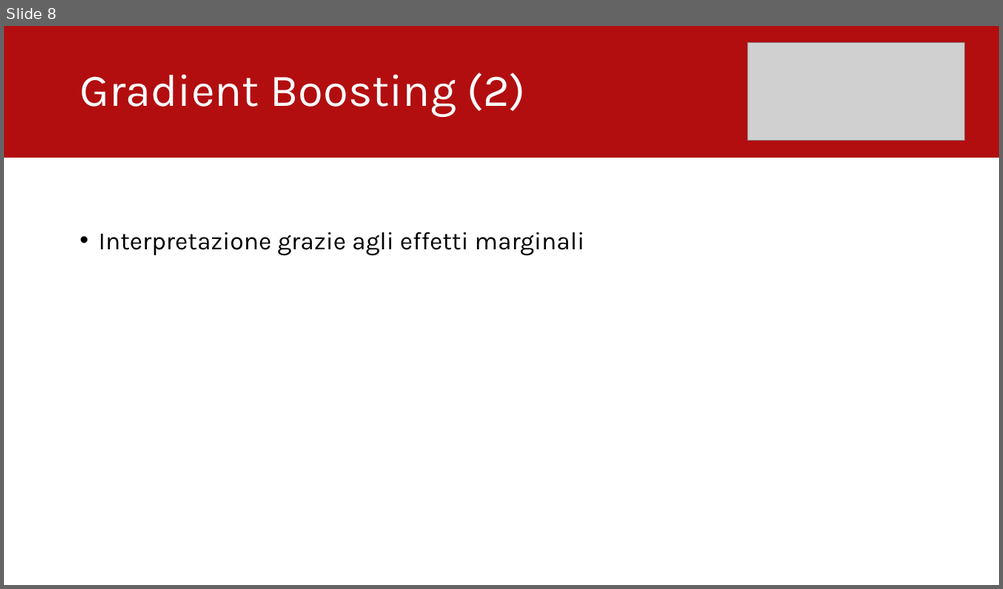
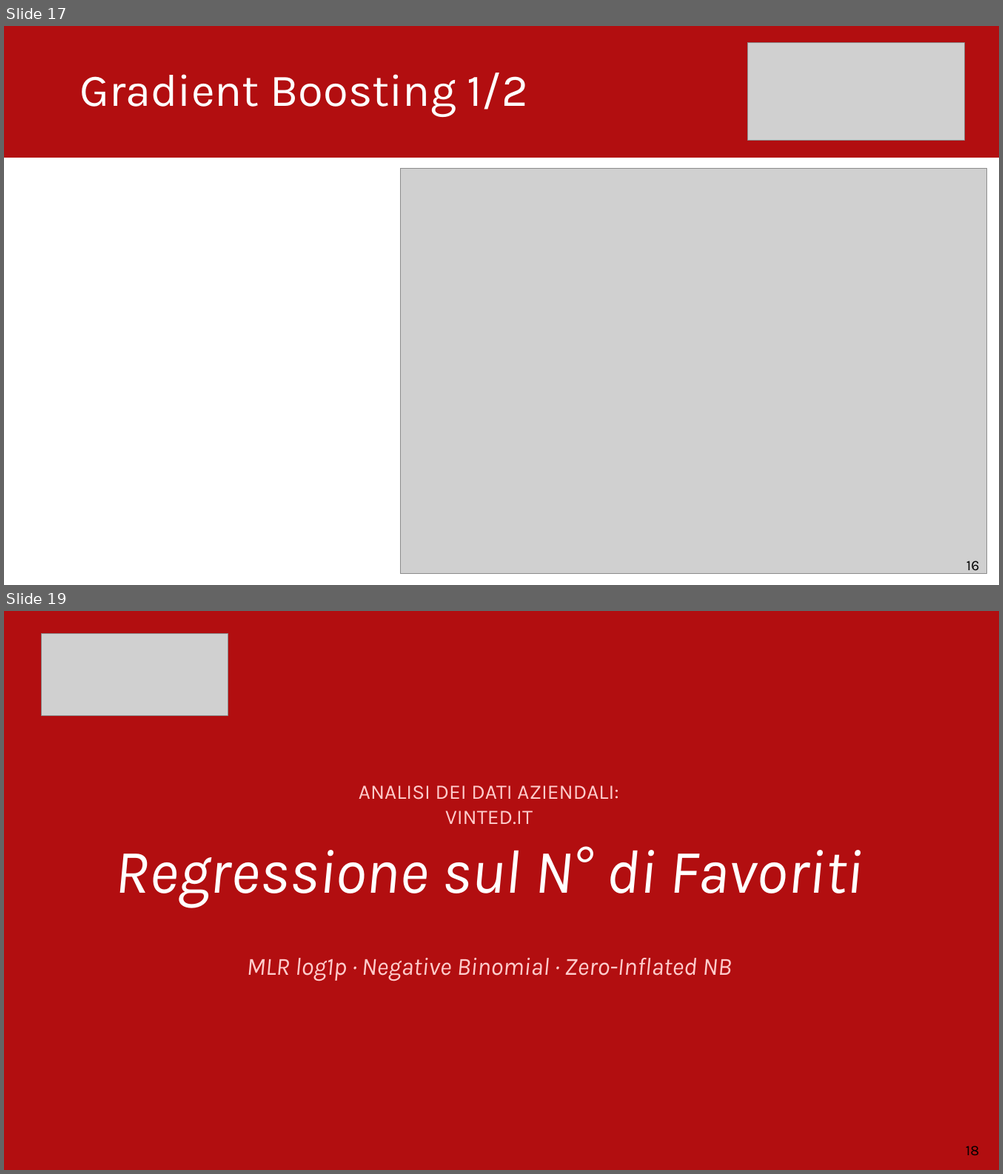
Before and after one commit to lucavarotto/vinted-scraper-and-business-analysis, a slide deck: Presentazione.pptx. Shown one above the other, each under a label of ours: slide 8 before the commit, slides 17 and 19 after it; the slides between them are not shown. The pictures are 1003x589 and 1003x1174 pixels, drawn with LibreOffice and Linux fonts; fonts in the diff are those of the drawing; grey boxes stand for pictures. Boxes give left, top, right and bottom in pixels: in the first picture for what was removed or moved away, otherwise in the second. Text is boxed around its words. In the diff, an @@ line names an element or a change of style, - is before the commit and + after.

```diff
--- a/Presentazione.pptx
+++ b/Presentazione.pptx
@@ slide 19 added at (4,611,999,1170), background #FFFFFF @@
@@ rectangle added at (4,611,999,1170), fill #B20E10 @@
@@ picture added at (41,633,227,715) @@
@@ text added at (358,786,618,824), 20 pt, text #FFCCCC @@
+ANALISI DEI DATI AZIENDALI: VINTED.IT
@@ text added at (115,846,863,908), 60 pt, text #FFFFFF, italic @@
+Regressione sul N° di Favoriti
@@ text added at (247,958,731,981), 24 pt, text #FFCCCC, italic @@
+MLR log1p · Negative Binomial · Zero-Inflated NB
@@ text added at (965,1146,979,1156), 14 pt, text #000000 @@
+18
@@ what was slide 8 is now slide 17 @@
@@ slide 17 changed as well @@
@@ title at (79,73,528,117): text changed @@
-Gradient Boosting (2)
+Gradient Boosting 1/2
@@ picture added at (401,169,987,574) @@
@@ text removed at (99,232,585,255) @@
-• Interpretazione grazie agli effetti marginali
@@ text added at (966,561,979,575), 14 pt, text #000000 @@
+16
```
Also in this commit, not shown: 3 other slides changed, 35 other slides added, 5 slides removed, 48 other files.
